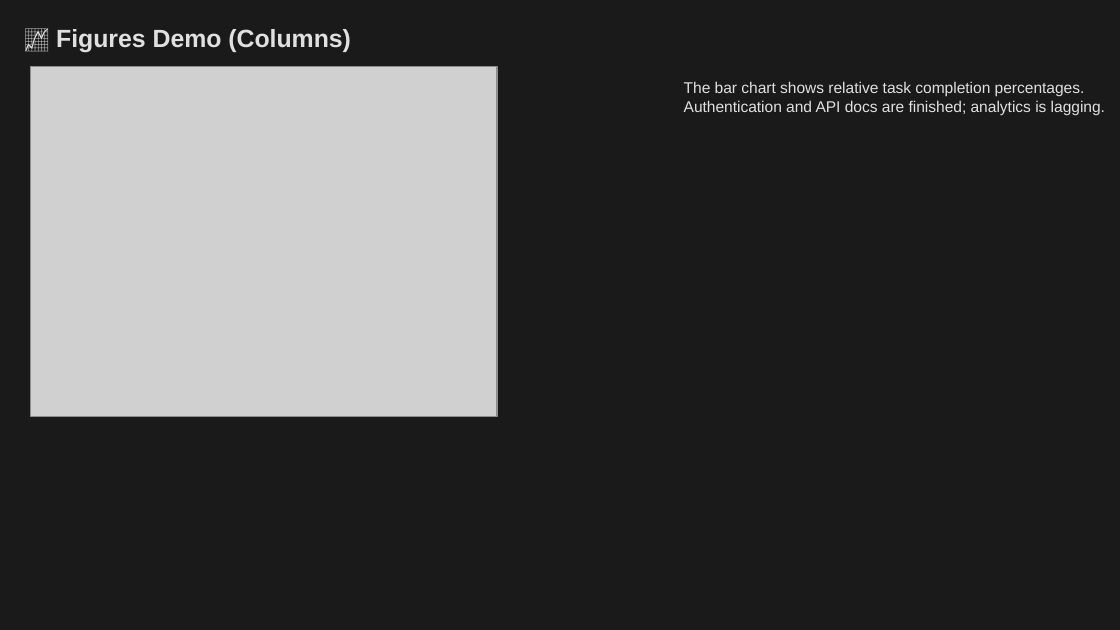
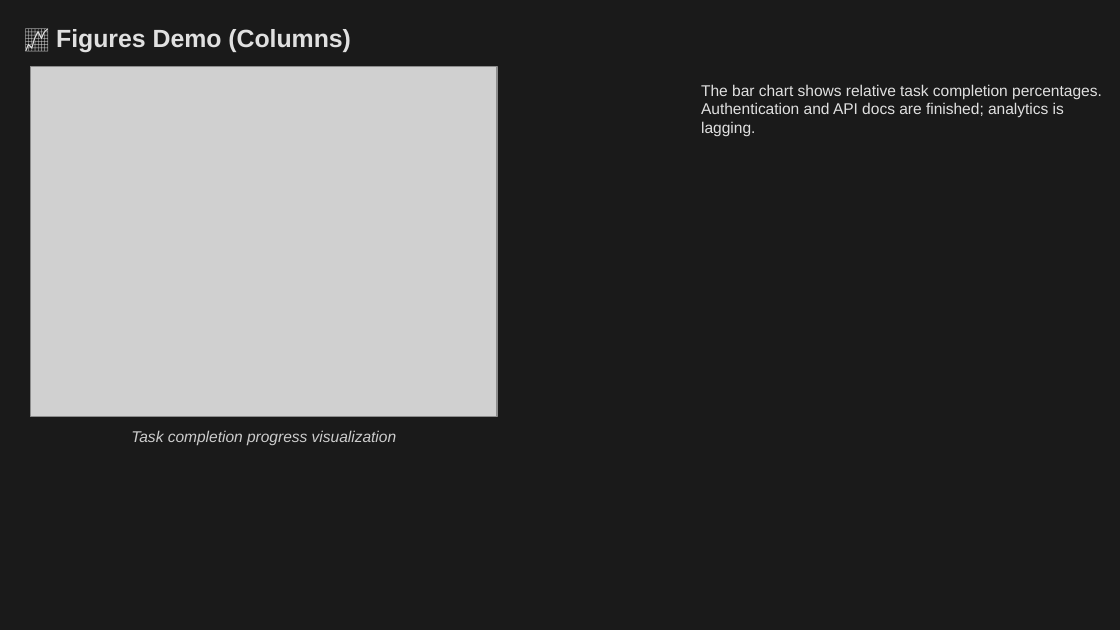
Before and after one commit to louisazhou/slidegenerator, a slide deck: slide 21 of output/comprehensive_demo_dark.pptx. Drawn at 1120x630 pixels with LibreOffice and Linux fonts; fonts in the diff are those of the drawing; grey boxes stand for pictures. Boxes give left, top, right and bottom in pixels: in the first picture for what was removed or moved away, otherwise in the second. Text is boxed around its words. In the diff, an @@ line names an element or a change of style, - is before the commit and + after.

```diff
--- a/output/comprehensive_demo_dark.pptx
+++ b/output/comprehensive_demo_dark.pptx
@@ text "The bar chart shows relative ..." rewrapped from [684, 81, 1105, 115] to [701, 84, 1102, 136] @@
@@ text added at [131, 430, 396, 445], 10 pt, text #CCCCCC, italic @@
+Task completion progress visualization
```
Also in this commit, not shown: 13 other slides changed, 39 other files.
